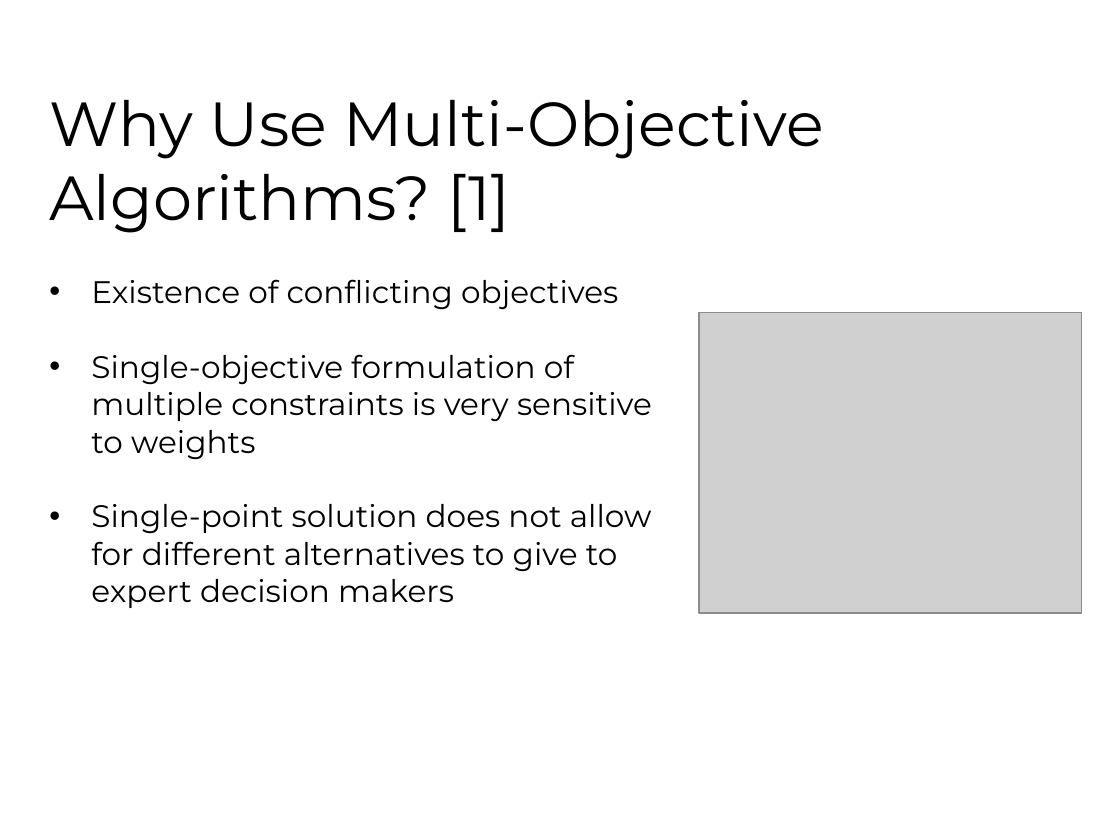
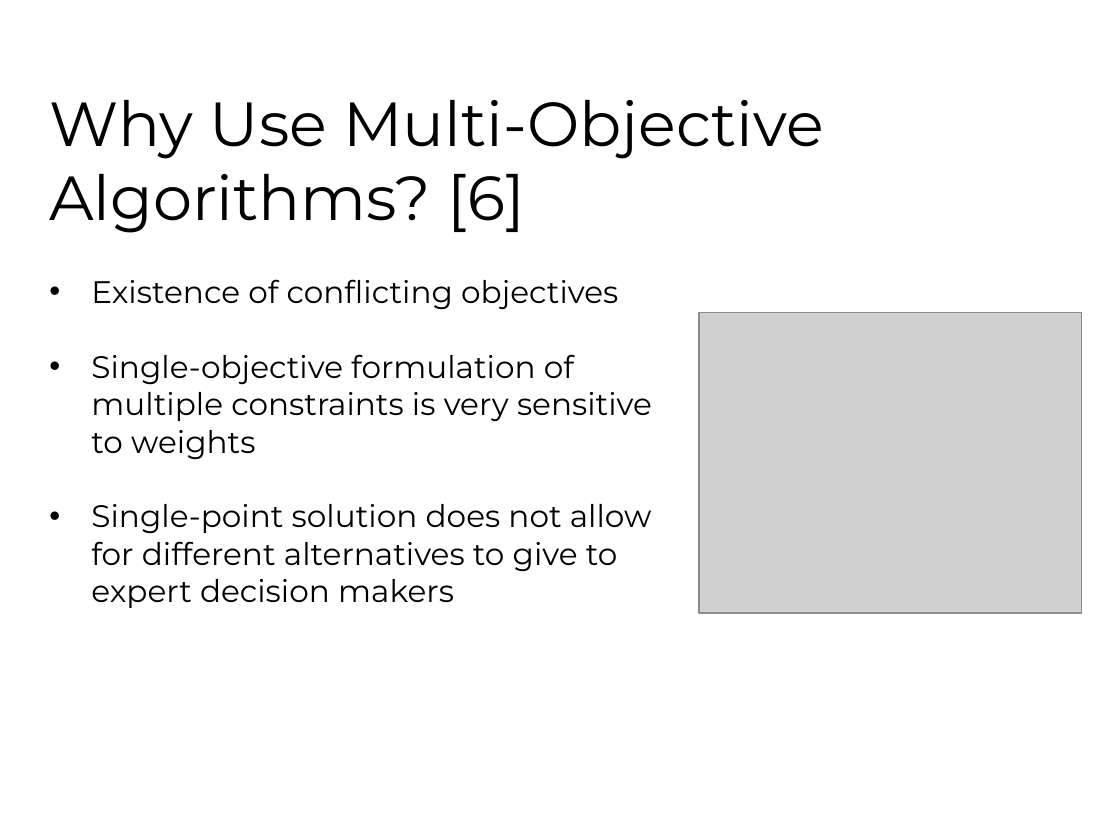
Before and after one commit to fhh23/Evolving-Stock-Market-Indicators-Using-Multi-Objective-Genetic-Algorithms, a slide deck: slide 5 of CSE848_Hormasji_Reiff_ProjectPresentation.pptx. Drawn at 1120x840 pixels with LibreOffice and Linux fonts; fonts in the diff are those of the drawing; grey boxes stand for pictures; background and template pictures are left out. Boxes give left, top, right and bottom in pixels: in the first picture for what was removed or moved away, otherwise in the second. Text is boxed around its words. In the diff, an @@ line names an element or a change of style, - is before the commit and + after.

```diff
--- a/CSE848_Hormasji_Reiff_ProjectPresentation.pptx
+++ b/CSE848_Hormasji_Reiff_ProjectPresentation.pptx
@@ title at bbox=[49, 100, 824, 233]: text changed @@
-Why Use Multi-Objective Algorithms? [1]
+Why Use Multi-Objective Algorithms? [6]
```
Also in this commit, not shown: 5 other slides changed, 1 other file.
